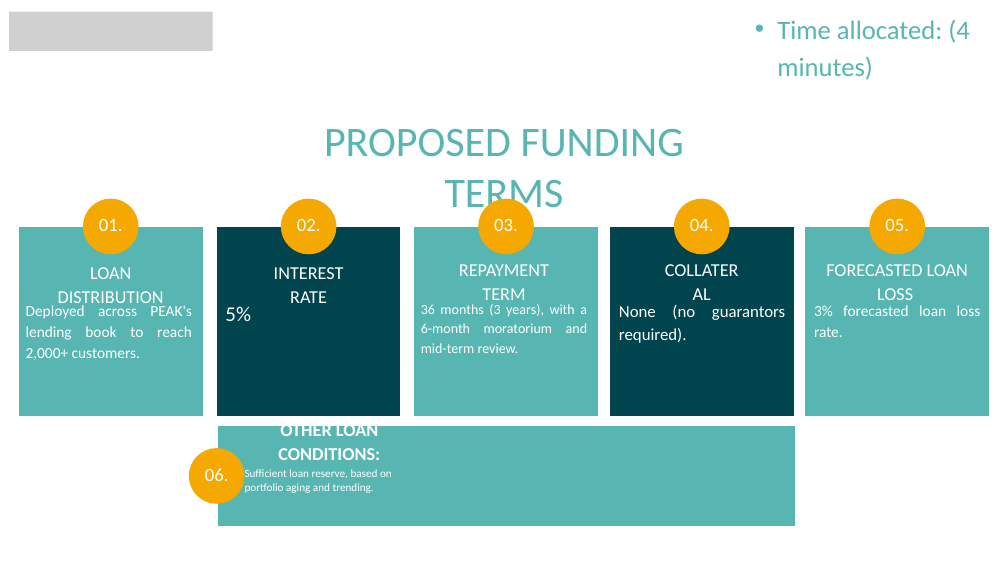
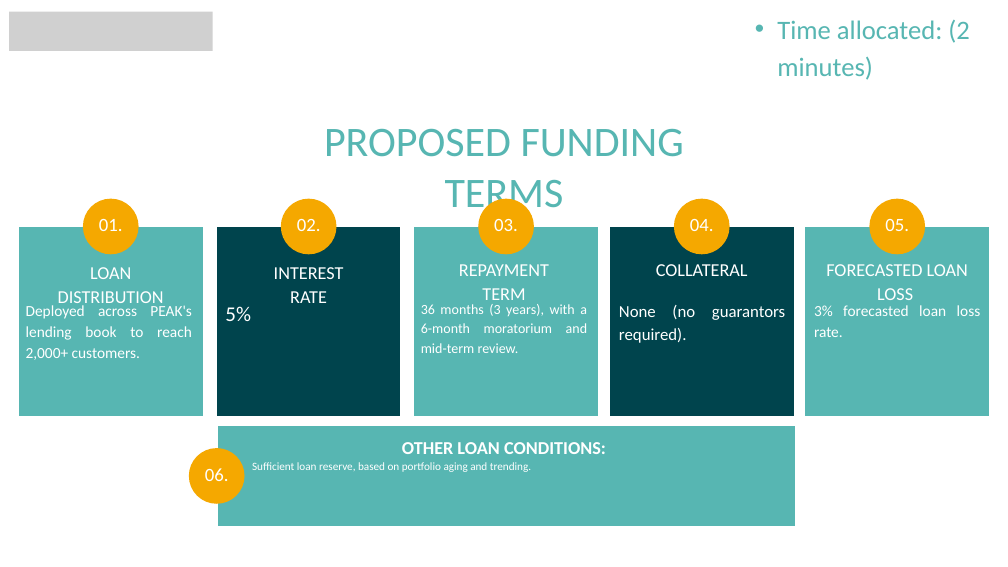
Before and after one commit to jakoyere-collab/NGO-Opportunities, a slide deck: slide 7 of deliverables/PEAK_Formal_Loan_Application_Presentation.pptx. Drawn at 1008x567 pixels with LibreOffice and Linux fonts; fonts in the diff are those of the drawing; grey boxes stand for pictures. Boxes give left, top, right and bottom in pixels: in the first picture for what was removed or moved away, otherwise in the second. Text is boxed around its words. In the diff, an @@ line names an element or a change of style, - is before the commit and + after.

```diff
--- a/deliverables/PEAK_Formal_Loan_Application_Presentation.pptx
+++ b/deliverables/PEAK_Formal_Loan_Application_Presentation.pptx
@@ text at (777, 20, 970, 80): text changed @@
-  • Time allocated: (4 minutes)
+  • Time allocated: (2 minutes)
@@ text "COLLATERAL" rewrapped from (662, 257, 741, 284) to (656, 264, 748, 276) @@
@@ text "OTHER LOAN CONDITIONS:" rewrapped from (245, 422, 392, 493) to (252, 442, 606, 472) @@
```
Also in this commit, not shown: 9 other slides changed, 6 slides added.
